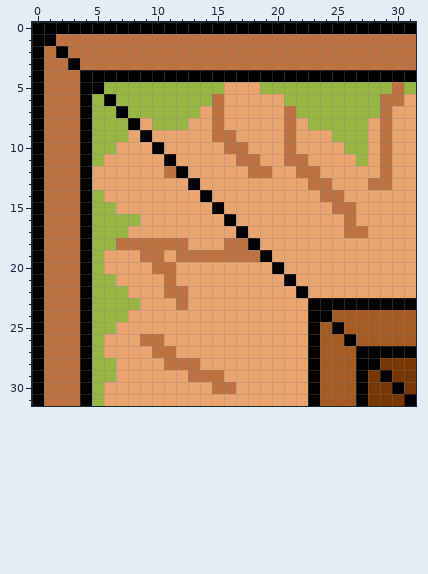
Pixel-art sprite, stored at assets/wall_house_1_cornerpiece.png. The picture above was drawn from the file before the commit.
The file is 32x32 pixels. Colours within 5 levels of each other are drawn and written as one.
New version:
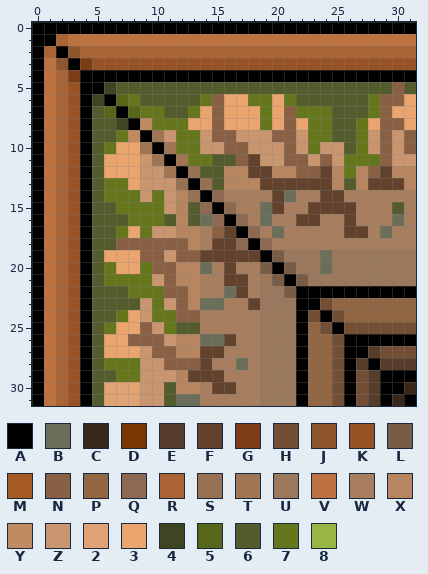
Palette (. is transparent): A #000000  B #6b6f5a  C #392719  D #783603  E #563d2b  F #62422c  G #7b3d16  H #724e34  J #8f552e  K #975326  L #795c45  M #a65b22  N #896044  P #926543  Q #8c6950  R #a96334  S #987052  T #a07554  U #9b775b  V #bd7240  W #a87e5e  X #b78660  Y #c08b61  Z #ca966f  2 #dfa374  3 #eaa46e  4 #3e4522  5 #586619  6 #545c2e  7 #66761c  8 #97b642
The edit:
Changed rows in their new state; - is an unchanged pixel.
first column x 1:
 1 -R-----------------------------
 2 R-JRRRRRRRRRRRRRRRRRRRRRRRRRRRR
 3 -J-GKKKKKKKKKKKKKKKKKKKKKKKKKKK
 4 -RG----------------------------
 5 -RK--466666666666666666666666N6
 6 -RK-4-57666667N--77-76666667NN-
 7 -RK-65-577667-N---7-N7776667N--
 8 -RK-664-Y777--N---7-N-77667-NN-
 9 -RK-667Y-TZ77ZNNZZZNNZ77667ZNZN
10 -RK-67--T-T77ZZNNZZZNZ7ZZ67ZNZN
11 -RK-6---ZT-T7766NFZZNNZNZ777NZZ
12 -RK-6---ZZT-S66XXFFXXNNFX7XNFXX
13 -RK-677-ZZZS-S6XXXFFFFFFX6XFFFX
14 -RK-6777Z7ZXS-QWWWWFBWWFFWWWWWW
15 -RK-667777ZX6Q-QWWBFWWFFFFWWW6W
16 -RK-6667776X6BQ-QWBWWFFWWFWWWBW
17 -RK-667-7ZZXXWNF-QWBWWWWWFFWBWW
18 -RK-66NNNNNNXWFFQ-QWWWWWWWWWWWW
19 -RK-6---NNZNNFFFFF-LUUUBUUUUUUU
20 -RK-67--7NNXXBWFWWL-LUUBUUUUUUU
21 -RK-67777ZNXXWWFFWUL-LUUUUUUUUU
22 -RK-666777NNXWWBFWUUL-AAAAAAAAA
23 -RK-6666Z7ZNXBBWWFUUUA-HPPPPPPP
24 -RK-667-Z77NNWWWWWUUUAH-HPPPPPP
25 -RK-67--NZ766WWWWWUUUAPH-HHHHHH
26 -RK-6--NNNZXXBBFWWUUUAPPH-AAAAA
27 -RK-6---ZNNXXFFWWWUUUAPPHA-EHHH
28 -RK-6777ZZNNNFWWBWUUUAPPHAE-EEE
29 -RK-6677ZZZXFFFWWWUUUAPPHAHE-AA
30 -RK-6222ZZ6XXWFFWWUUUAPPHAHEA-C
31 -RK-6222ZZ6BBWWWWWUUUAPPHAHEAC-
Where, in picture pixels (left, top, right, bottom), the same in both pictures:
changed: (44, 34, 416, 406)
